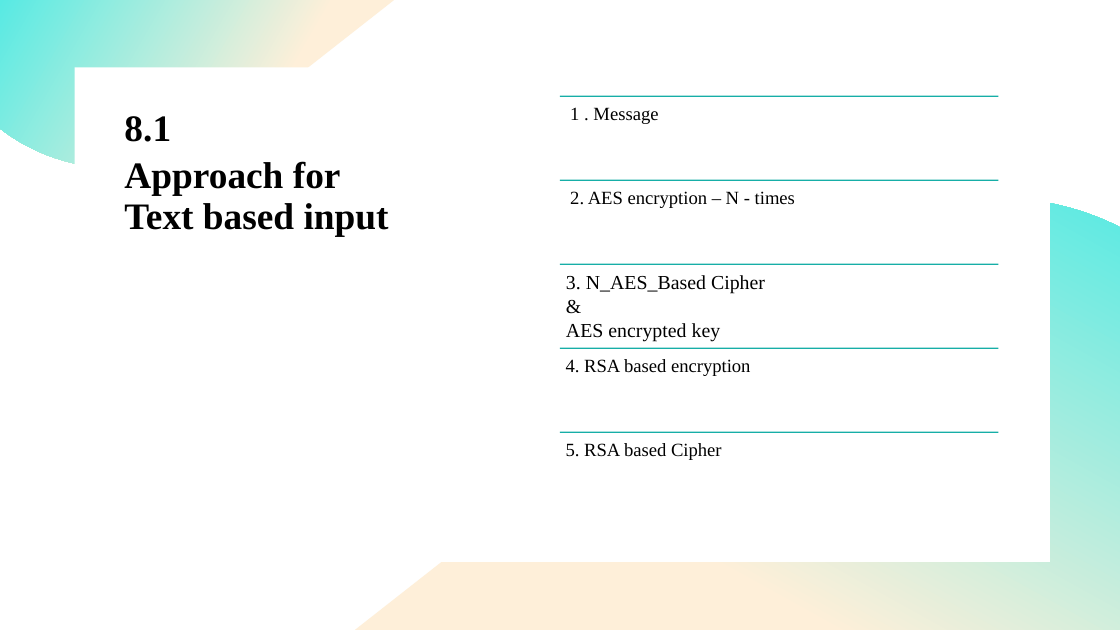
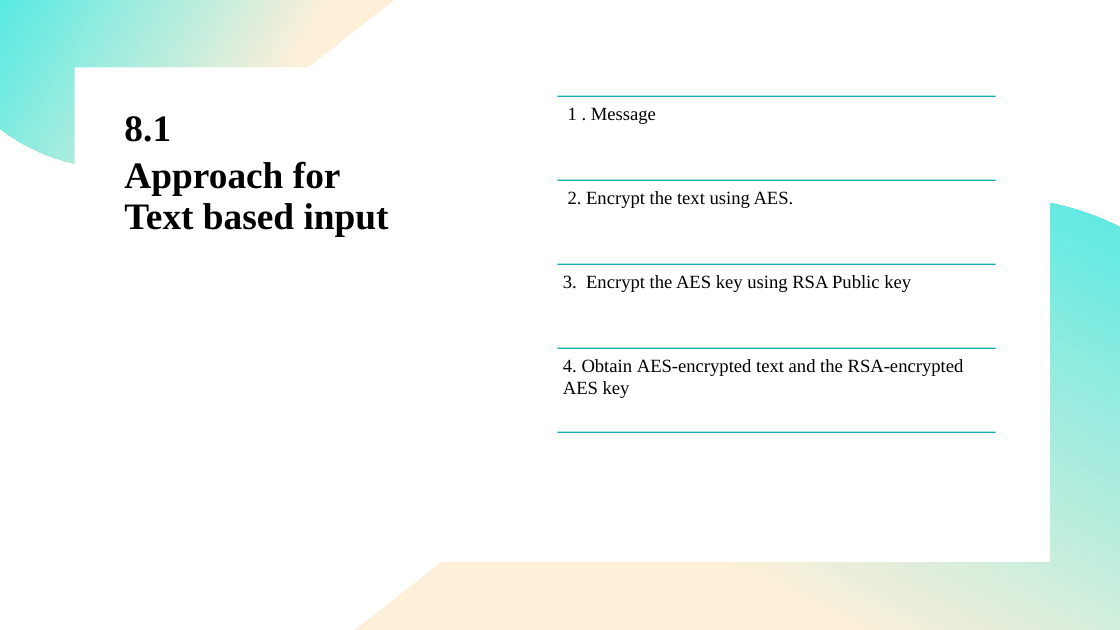
Before and after one commit to lateefcode2101/CipherSheild, a slide deck: slide 11 of docs/ppt/MP-new.pptx. Drawn at 1120x630 pixels with LibreOffice and Linux fonts; fonts in the diff are those of the drawing. Boxes give left, top, right and bottom in pixels: in the first picture for what was removed or moved away, otherwise in the second. Text is boxed around its words. In the diff, an @@ line names an element or a change of style, - is before the commit and + after.

```diff
--- a/docs/ppt/MP-new.pptx
+++ b/docs/ppt/MP-new.pptx
@@ text at (568, 191, 794, 208): text changed @@
-2. AES encryption – N - times
+2. Encrypt the text using AES.
@@ text at (563, 275, 911, 292): text changed; size 17 to 16 pt @@
-3. N_AES_Based Cipher
-&
-AES encrypted key
+3. Encrypt the AES key using RSA Public key
@@ text at (563, 359, 964, 398): text changed @@
-4. RSA based encryption
+4. Obtain AES-encrypted text and the RSA-encrypted AES key
@@ 5 lines: place and size @@
-5 lines at (560, 97, 999, 433)
+5 lines at (557, 97, 996, 433)
@@ text removed at (566, 443, 722, 460) @@
-5. RSA based Cipher
```
Also in this commit, not shown: 4 other slides changed, 2 slides added, 2 slides removed, 15 other files.
